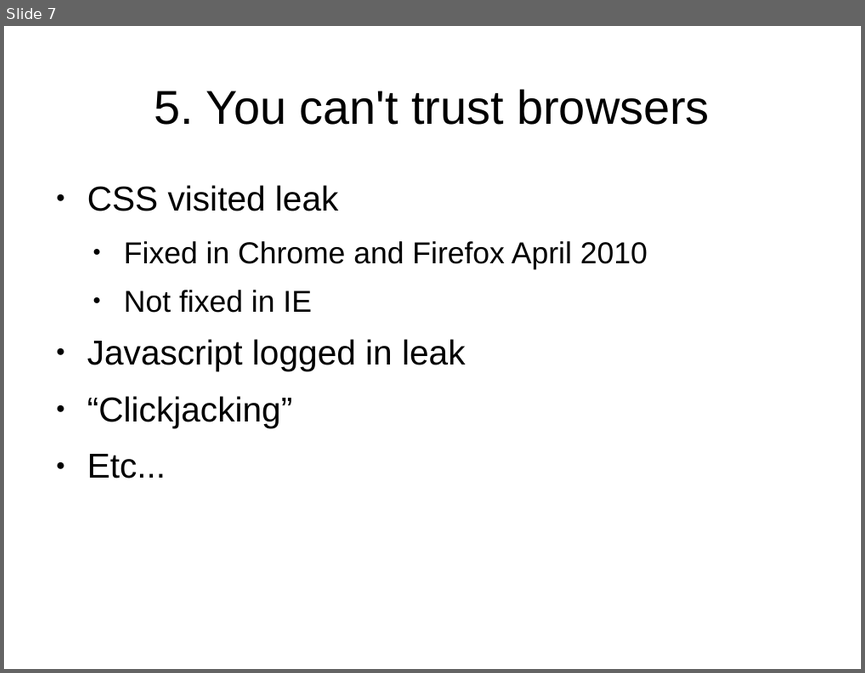
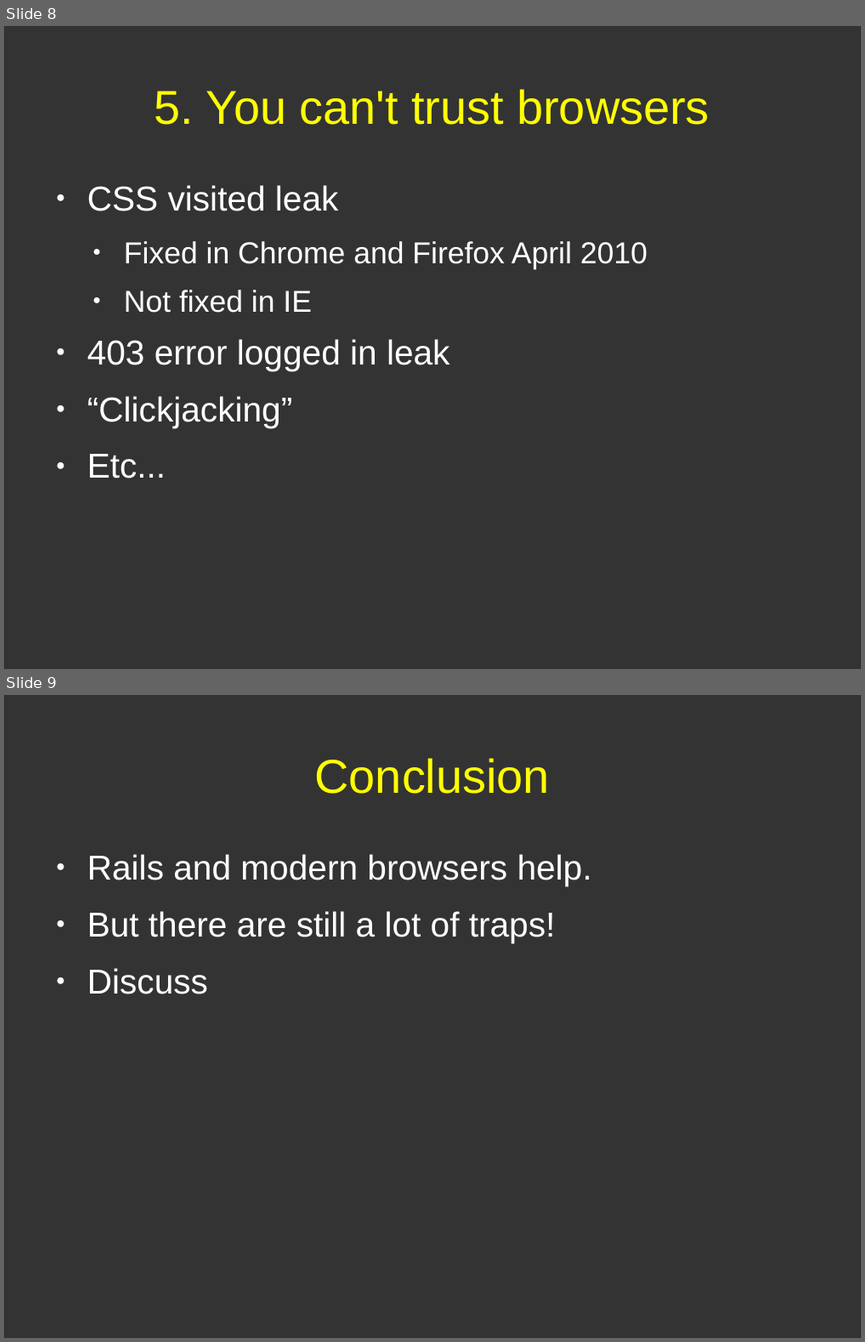
Before and after one commit to pdg137/securitypres, a slide deck: security.odp. Shown one above the other, each under a label of ours: slide 7 before the commit, slides 8 and 9 after it. The pictures are 865x673 and 865x1342 pixels, drawn with LibreOffice and Linux fonts; fonts in the diff are those of the drawing. Boxes give left, top, right and bottom in pixels: in the first picture for what was removed or moved away, otherwise in the second. Text is boxed around its words. In the diff, an @@ line names an element or a change of style, - is before the commit and + after.

```diff
--- a/security.odp
+++ b/security.odp
@@ slide 9 added at (4,695,861,1338), background #333333 @@
@@ title added at (315,758,550,794), 44 pt, text #FFFF00 @@
+Conclusion
@@ text added at (87,854,592,994), 32 pt, text #FFFFFF @@
+● Rails and modern browsers help.
+● But there are still a lot of traps!
+● Discuss
@@ what was slide 7 is now slide 8 @@
@@ slide 8 changed as well @@
@@ background #FFFFFF to #333333 @@
@@ title "5. You can't trust browsers" at (154,89,710,125): text colour #000000 to #FFFF00 @@
@@ text at (87,185,647,478): text colour #000000 to #FFFFFF in "CSS visited leak", "Fixed in Chrome and Firefox April 2010", "Not fixed in IE", "“Clickjacking”" and 1 more places; bullet colour #000000 to #FFFFFF @@
@@ text at (87,339,450,371): text changed; text colour #000000 to #FFFFFF @@
-● Javascript logged in leak
+● 403 error logged in leak
```
Also in this commit, not shown: 6 other slides changed, 1 other slide added.
